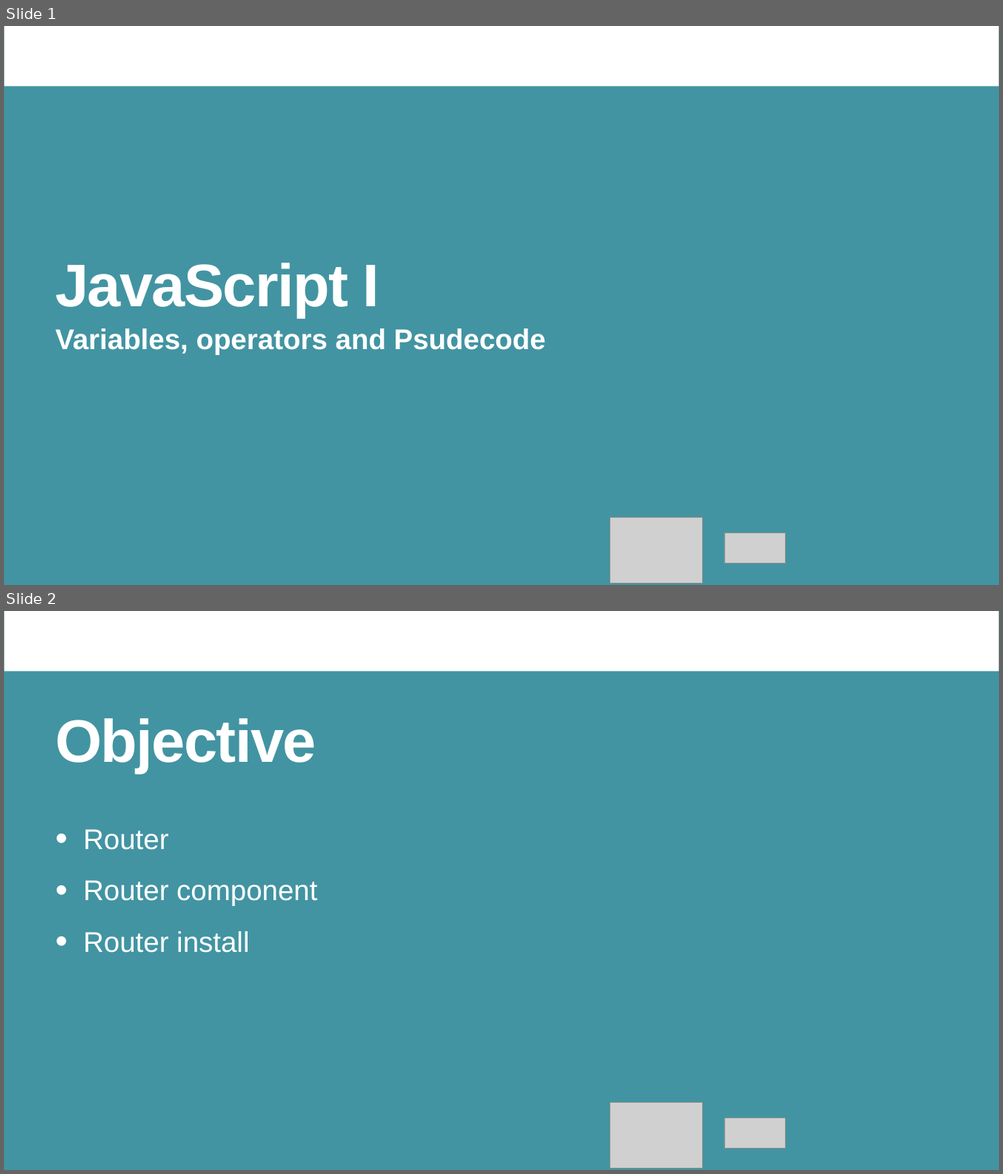
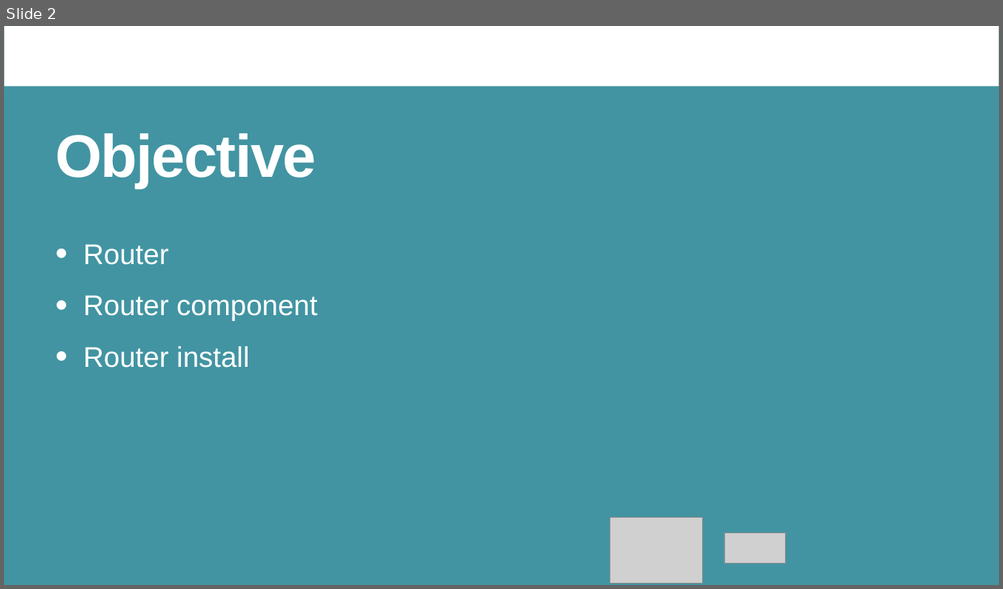
Before and after one commit to JS-RUH-1/React-Lessons, a slide deck: Router.pptx. Shown one above the other, each under a label of ours: slides 1 and 2 before the commit, slide 2 after it. The pictures are 1003x1174 and 1003x589 pixels, drawn with LibreOffice and Linux fonts; fonts in the diff are those of the drawing; grey boxes stand for pictures; background and template pictures are left out. Boxes give left, top, right and bottom in pixels: in the first picture for what was removed or moved away, otherwise in the second. Text is boxed around its words. In the diff, an @@ line names an element or a change of style, - is before the commit and + after.

```diff
--- a/Router.pptx
+++ b/Router.pptx
@@ slide 1 removed at (4,26,999,585), background #4294A2; not listed: 1 template element that a slide beside it also shows @@
@@ title removed at (55,263,379,318) @@
-JavaScript I
@@ subtitle removed at (55,329,546,355) @@
-Variables, operators and Psudecode
@@ picture removed at (609,517,702,583) @@
@@ picture removed at (724,533,785,563) @@
```
Also in this commit, not shown: 1 slide added, 2 other files.
